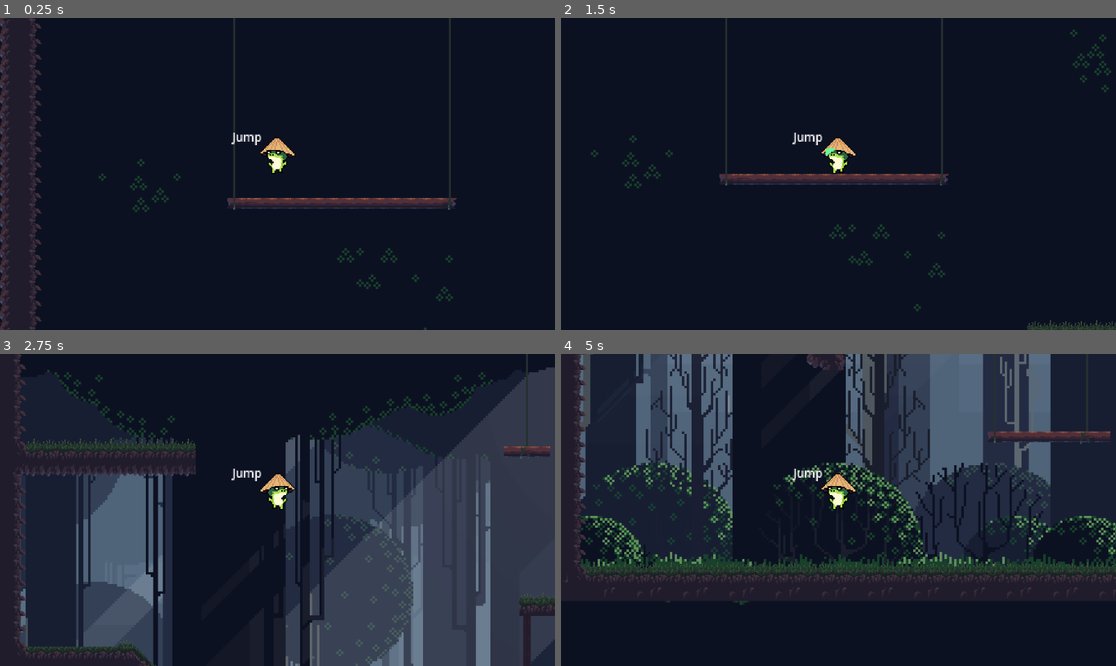
Above: before the commit, frames 1-4 (two rows, left to right).
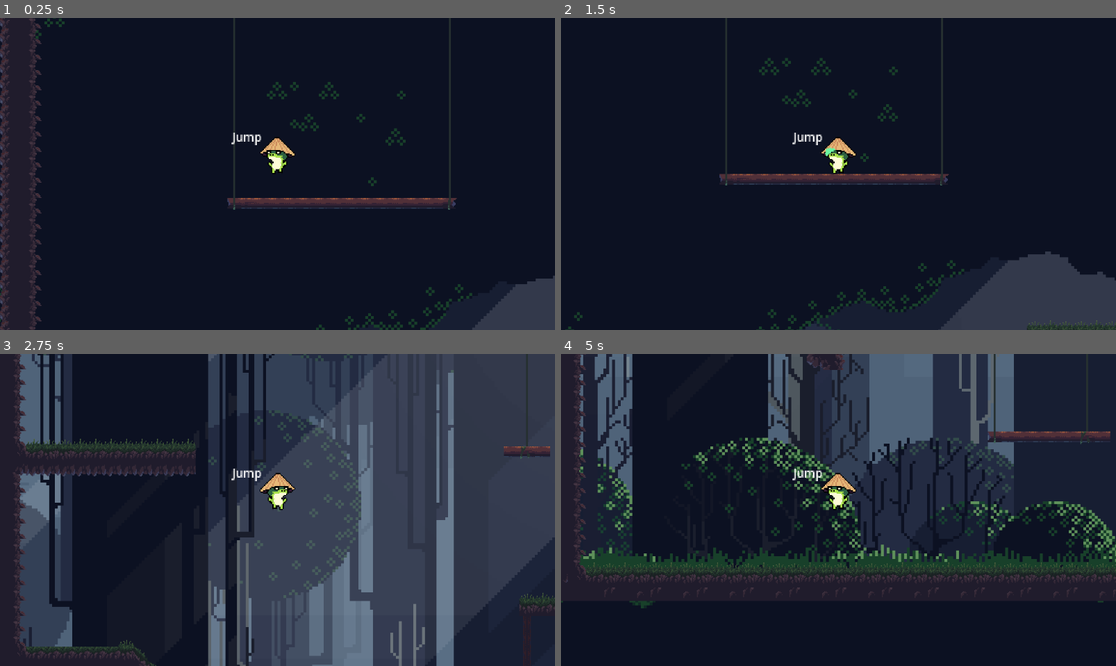
Above: after the commit, the same moments.

Repository: kedywek/SamuraiFrog
Game: Godot game, scene res://scenes/main.tscn
The game is run twice, just before and just after one commit, with the same random seed, the same clock (stepped at 60 frames per second) and the same inputs.
Inputs:
- Up to frame 1 (0.25 s): no input
- Up to frame 2 (1.5 s): hold D (right) 0.53-1.28 s; tap Shift (attack) at 0.6, 1.35 s; tap W (jump) at 0.77 s; hold A (left) from 1.28 s (still down)
- Up to frame 3 (2.75 s): tap W (jump) at 1.52 s; release A (left) at 2.03 s; hold D (right) from 2.03 s (still down); tap Shift (attack) at 2.1 s
- Up to frame 4 (5 s): tap Shift (attack) at 2.85, 3.6, 4.35 s; tap W (jump) at 3.02, 3.77, 4.52 s; release D (right) at 3.53 s; hold A (left) from 3.53 s (still down)

The runs differ from the first frame. In frame 1, 2.7% of the frame differs, in the area x 0-100%, y 0-100%; in frame 2, 6.7%; in frame 3, 47%, in the area x 3-100%, y 0-100%; in frame 4, 31%.

Commit message:
background scale

Diff:
--- a/scenes/main.tscn
+++ b/scenes/main.tscn
@@ -7,8 +7,8 @@
 [node name="main" type="Node2D"]
 
 [node name="background" parent="." instance=ExtResource("3_s6xwh")]
-position = Vector2(305, -594)
-scale = Vector2(2.5, 2.5)
+position = Vector2(262, -765)
+scale = Vector2(3, 3)
 
 [node name="TileMapLayer" parent="." instance=ExtResource("2_pocl6")]
 position = Vector2(-40, 1)
